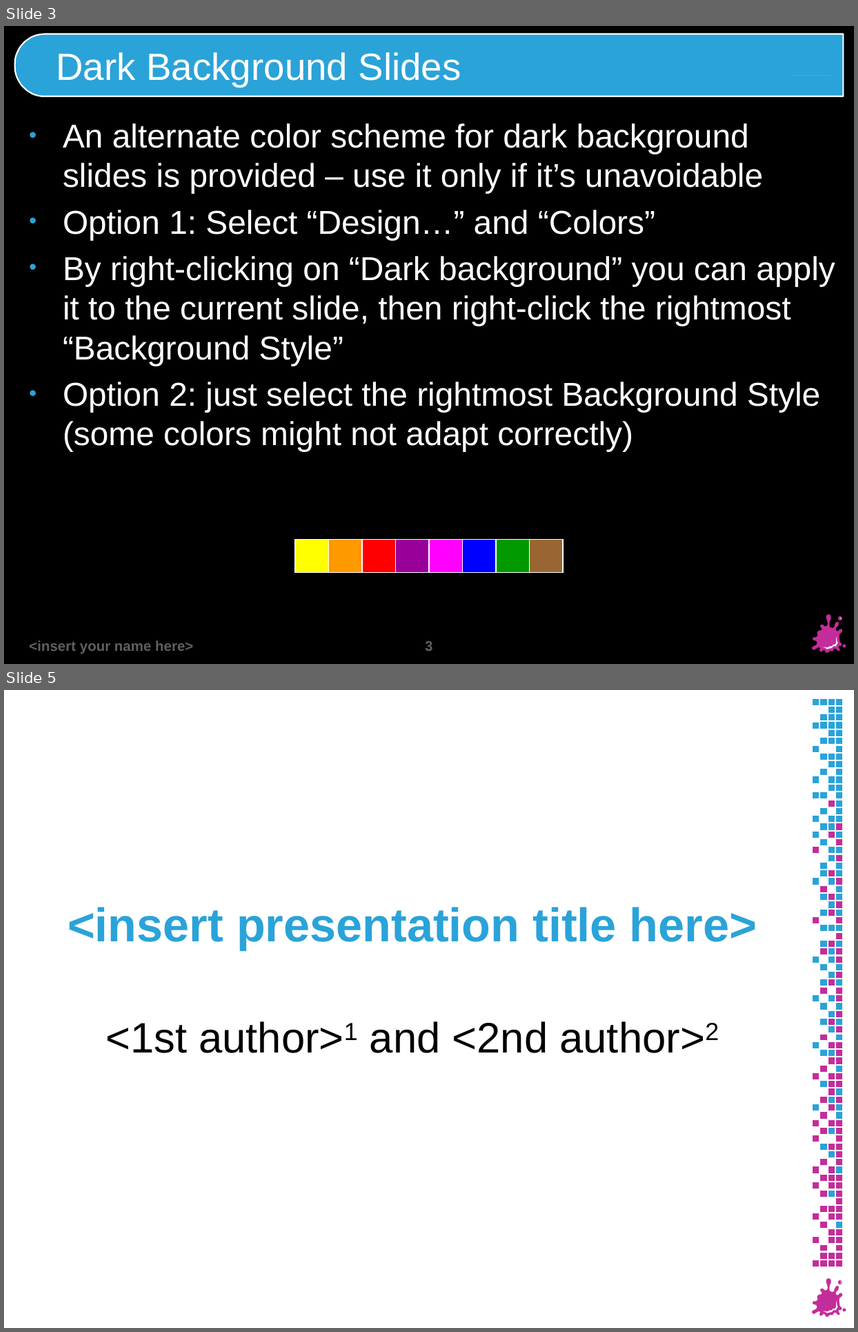
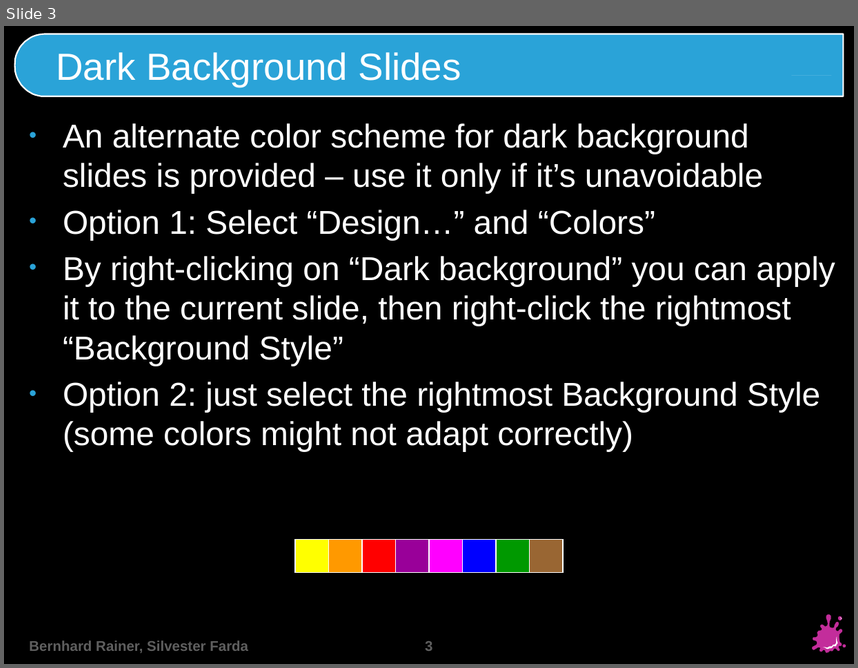
Before and after one commit to JimmyLaessig/Seminar_aus_Computergraphik, a slide deck: Presentation/presentation.pptx. Shown one above the other, each under a label of ours: slides 3 and 5 before the commit, slide 3 after it; the slides between them are not shown. The pictures are 858x1332 and 858x668 pixels, drawn with LibreOffice and Linux fonts; fonts in the diff are those of the drawing; background and template pictures are left out. Boxes give left, top, right and bottom in pixels: in the first picture for what was removed or moved away, otherwise in the second. Text is boxed around its words. In the diff, an @@ line names an element or a change of style, - is before the commit and + after.

```diff
--- a/Presentation/presentation.pptx
+++ b/Presentation/presentation.pptx
@@ slide 5 removed at (4, 690, 854, 1328), background #FFFFFF; not listed: 8 template elements that a slide beside it also shows @@
@@ group removed at (813, 698, 843, 1268): 187 rectangles @@
@@ title removed at (67, 907, 757, 950) @@
-<insert presentation title here>
@@ subtitle removed at (105, 1021, 719, 1053) @@
-<1st author>1 and <2nd author>2
@@ slide 3 changed as well @@
@@ text at (29, 640, 248, 653): text changed @@
-<insert your name here>
+Bernhard Rainer, Silvester Farda
```
Also in this commit, not shown: 5 other slides changed, 1 slide added, 3 other slides removed, 1 other file.
